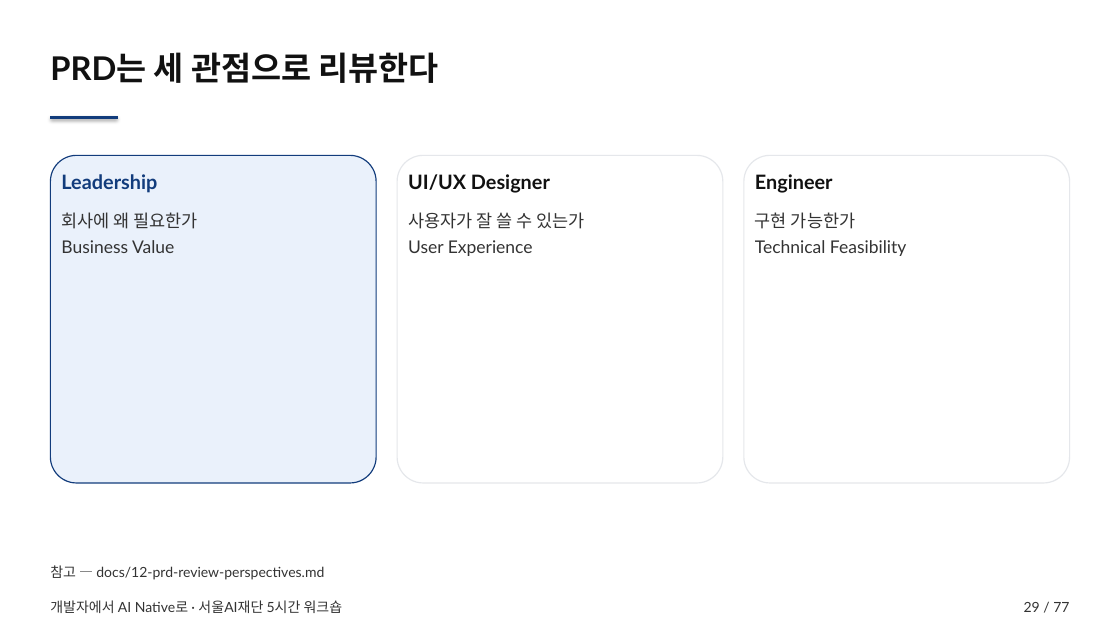
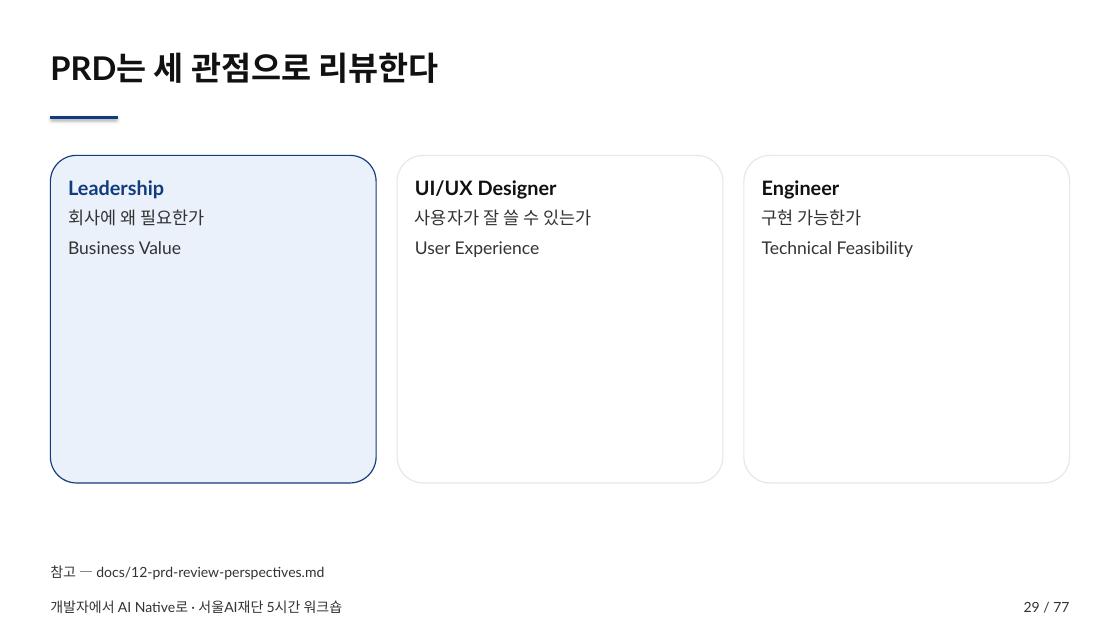
Before and after one commit to smilesjcha/seoul-ai-foundation, a slide deck: slide 29 of output/seoul-ai-foundation-workshop.pptx. Drawn at 1120x630 pixels with LibreOffice and Linux fonts; fonts in the diff are those of the drawing. Boxes give left, top, right and bottom in pixels: in the first picture for what was removed or moved away, otherwise in the second. Text is boxed around its words. In the diff, an @@ line names an element or a change of style, - is before the commit and + after.

```diff
--- a/output/seoul-ai-foundation-workshop.pptx
+++ b/output/seoul-ai-foundation-workshop.pptx
@@ rounded rectangle "Leadership": place and size @@
-rounded rectangle "Leadership" at box(61, 212, 198, 253)
+rounded rectangle "Leadership" at box(50, 155, 376, 483)
@@ rounded rectangle "Leadership" at box(50, 155, 376, 483): fill none to #EAF1FB; outline none to #123C7C 1 pt @@
@@ rounded rectangle removed at box(50, 155, 376, 483) @@
@@ text removed at box(61, 174, 157, 193) @@
-Leadership
@@ rounded rectangle "UI/UX Designer" at box(397, 155, 723, 483): fill none to #FFFFFF; outline none to #E5E7EB 1 pt @@
@@ rounded rectangle "UI/UX Designer": place and size @@
-rounded rectangle "UI/UX Designer" at box(408, 212, 584, 256)
+rounded rectangle "UI/UX Designer" at box(397, 155, 723, 483)
@@ rounded rectangle removed at box(397, 155, 723, 483) @@
@@ text removed at box(408, 174, 550, 193) @@
-UI/UX Designer
@@ rounded rectangle "Engineer": place and size @@
-rounded rectangle "Engineer" at box(755, 212, 906, 256)
+rounded rectangle "Engineer" at box(744, 155, 1070, 483)
@@ rounded rectangle "Engineer" at box(744, 155, 1070, 483): fill none to #FFFFFF; outline none to #E5E7EB 1 pt @@
@@ rounded rectangle removed at box(744, 155, 1070, 483) @@
@@ text removed at box(755, 174, 833, 193) @@
-Engineer
@@ text in rounded rectangle at box(68, 180, 164, 199): paragraph added @@
+Leadership
@@ text in rounded rectangle at box(68, 209, 204, 254): line spacing 1.25 to 1.18; more space between paragraphs @@
@@ text in rounded rectangle at box(415, 180, 557, 199): paragraph added @@
+UI/UX Designer
@@ text in rounded rectangle at box(415, 209, 591, 257): line spacing 1.25 to 1.18; more space between paragraphs @@
@@ text in rounded rectangle at box(762, 180, 840, 199): paragraph added @@
+Engineer
@@ text in rounded rectangle at box(762, 209, 913, 257): line spacing 1.25 to 1.18; more space between paragraphs @@
```
Also in this commit, not shown: 11 other slides changed, 2 other files.
